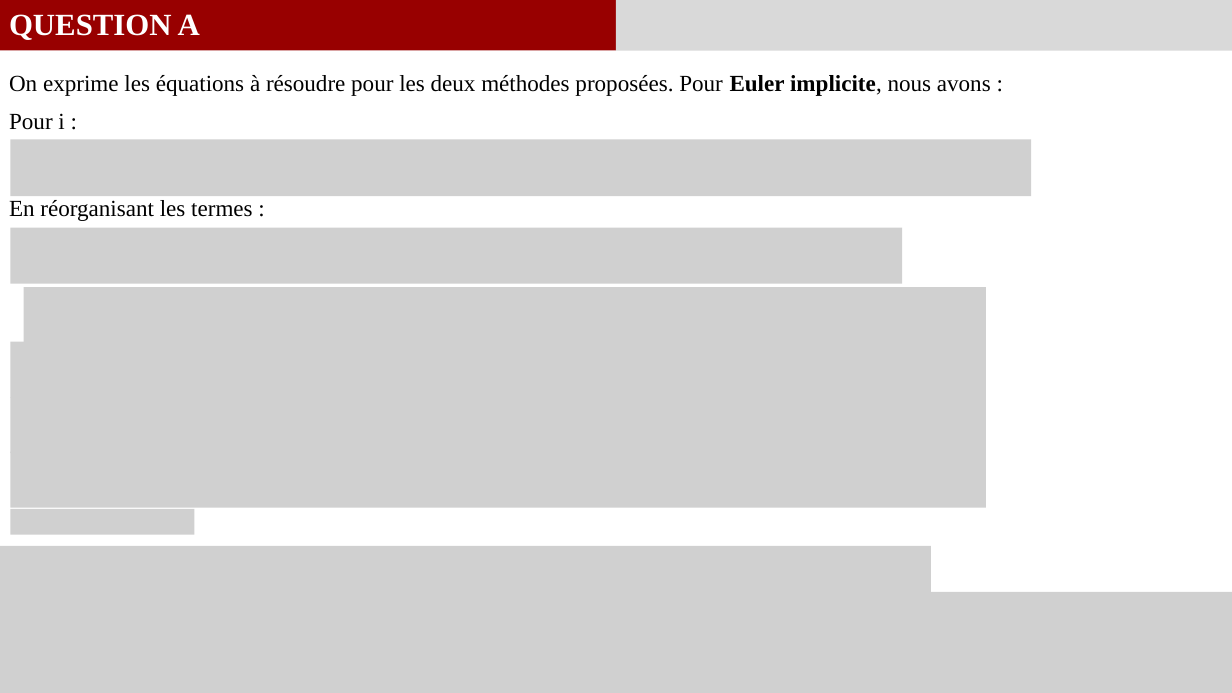
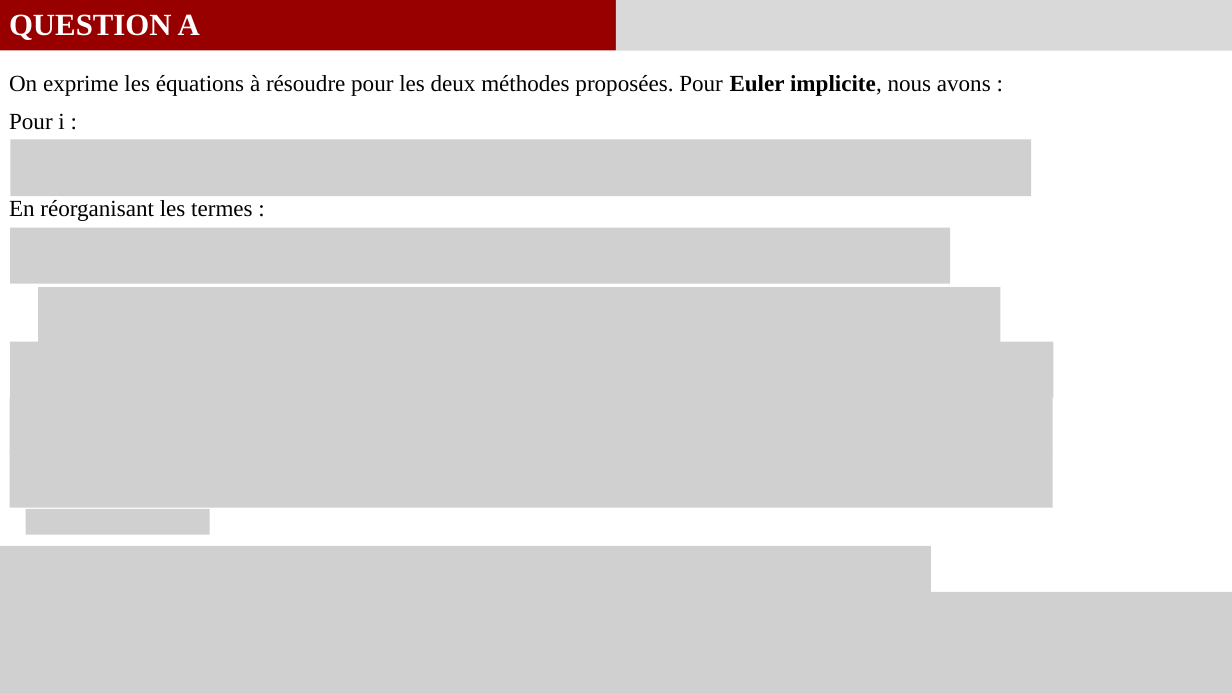
Before and after one commit to GauthierBRUNEL/MEC8211_devoir_2, a slide deck: slide 4 of doc/Rapport_Devoir2.pptx. Drawn at 1232x693 pixels with LibreOffice and Linux fonts; fonts in the diff are those of the drawing; grey boxes stand for pictures. Boxes give left, top, right and bottom in pixels: in the first picture for what was removed or moved away, otherwise in the second. Text is boxed around its words. In the diff, an @@ line names an element or a change of style, - is before the commit and + after.

```diff
--- a/doc/Rapport_Devoir2.pptx
+++ b/doc/Rapport_Devoir2.pptx
@@ picture: place and size @@
-picture at (10,227,902,284)
+picture at (10,227,950,284)
@@ picture: place and size @@
-picture at (24,287,986,351)
+picture at (38,287,1000,351)
@@ picture: place and size @@
-picture at (10,342,986,398)
+picture at (10,342,1054,398)
@@ picture: place and size @@
-picture at (10,397,986,454)
+picture at (9,397,1053,454)
@@ picture: place and size @@
-picture at (10,452,986,508)
+picture at (9,452,1053,508)
@@ picture: place and size @@
-picture at (10,509,194,535)
+picture at (26,509,210,535)
```
Also in this commit, not shown: 6 other files.
